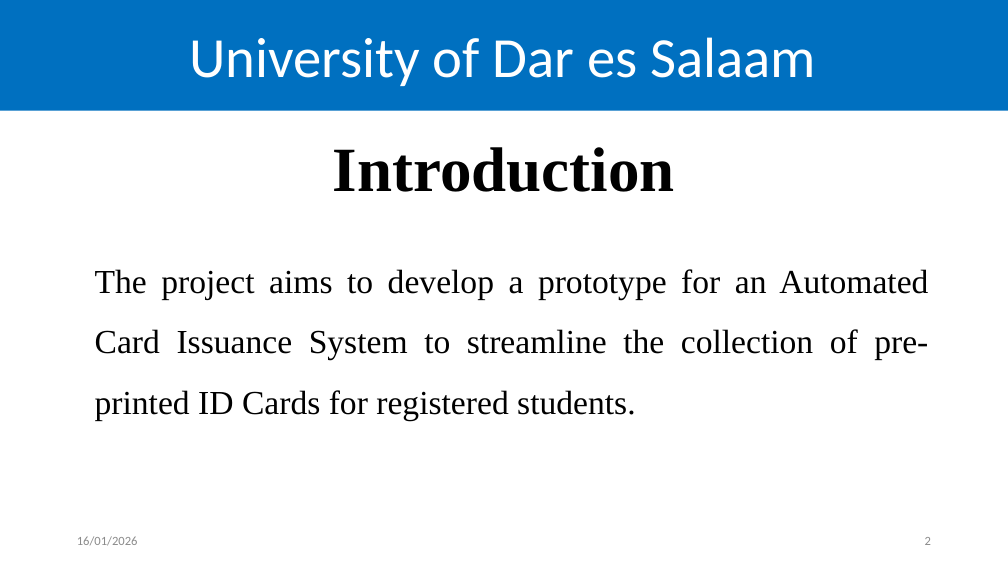
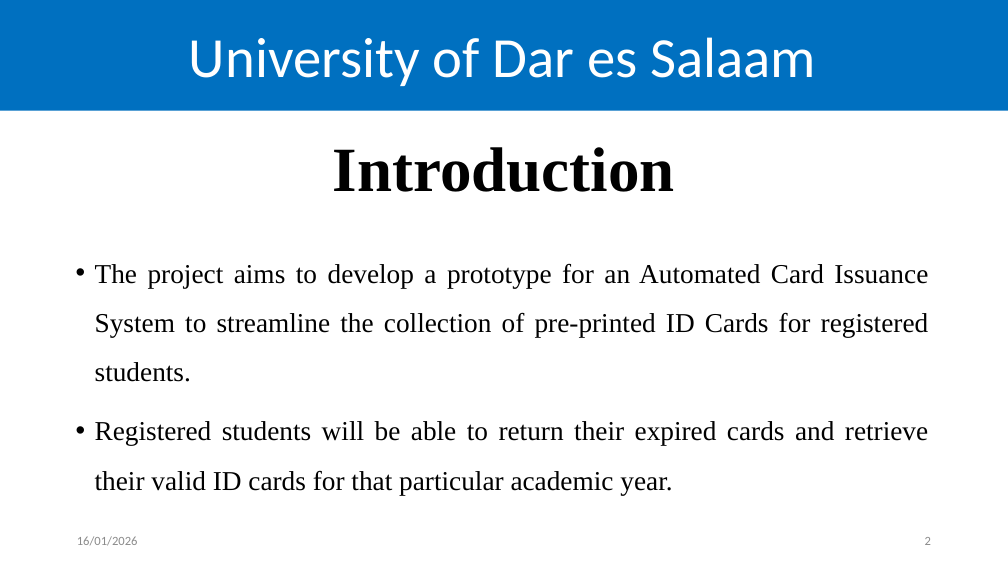
Before and after one commit to musyani-io/self-service-card-issuance, a slide deck: slide 2 of docs/uni-submission/mid-semester-one.pptx. Drawn at 1008x567 pixels with LibreOffice and Linux fonts; fonts in the diff are those of the drawing; background and template pictures are left out. Boxes give left, top, right and bottom in pixels: in the first picture for what was removed or moved away, otherwise in the second. Text is boxed around its words. In the diff, an @@ line names an element or a change of style, - is before the commit and + after.

```diff
--- a/docs/uni-submission/mid-semester-one.pptx
+++ b/docs/uni-submission/mid-semester-one.pptx
@@ text at (95, 263, 929, 382): size 32 to 26 pt in "The project aims to develop a prototype ..."; bullet none to • @@
@@ text at (95, 421, 928, 495): paragraph added @@
+• Registered students will be able to return their expired cards and retrieve their valid ID cards for that particular academic year.
```
Also in this commit, not shown: 2 other slides changed, 2 other files.
